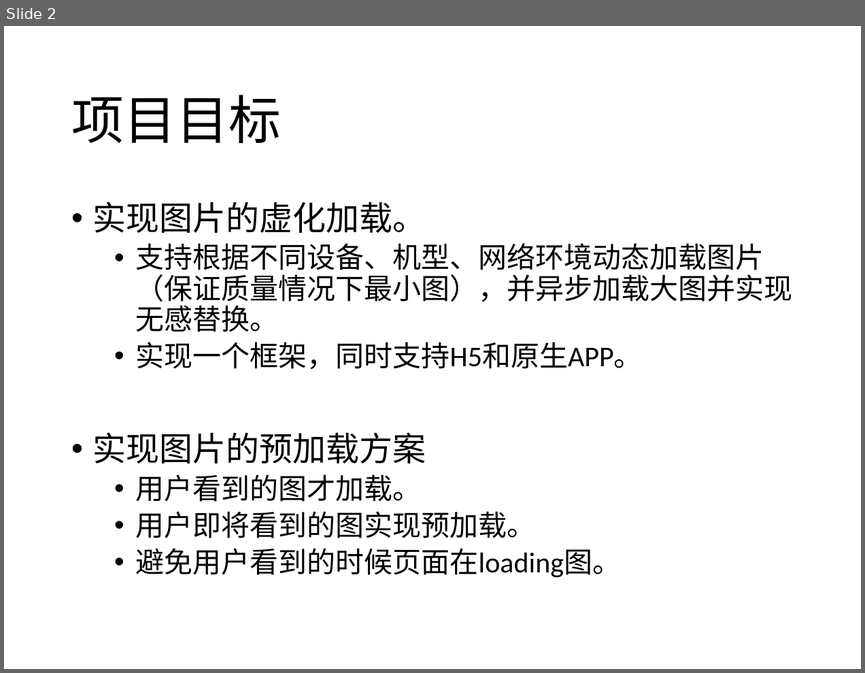
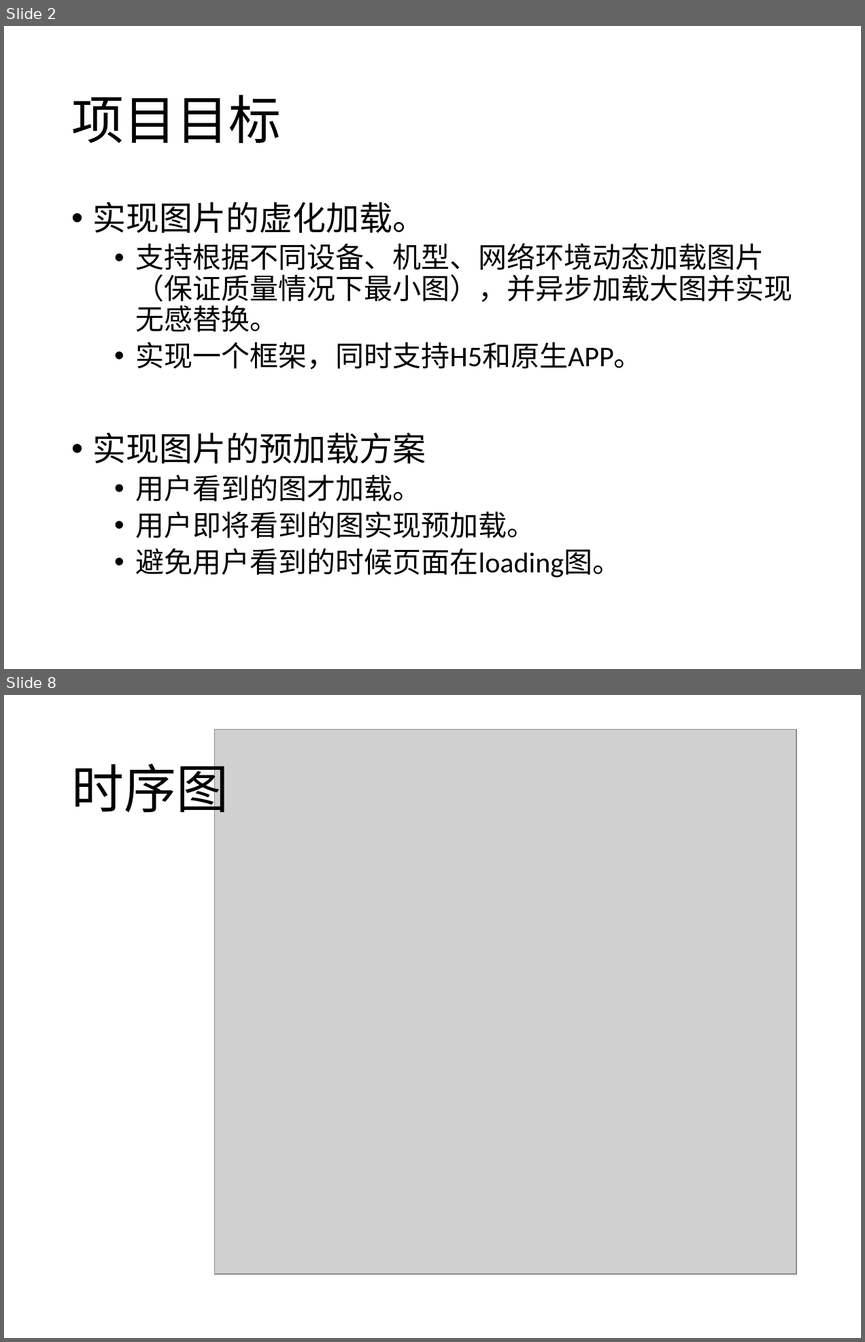
Before and after one commit to WMBao/ImageAccelerator, a slide deck: ImageAccelerator.pptx. Shown one above the other, each under a label of ours: slide 2 before the commit, slides 2 and 8 after it; the slides between them are not shown. The pictures are 865x673 and 865x1342 pixels, drawn with LibreOffice and Linux fonts; fonts in the diff are those of the drawing; grey boxes stand for pictures. Boxes give left, top, right and bottom in pixels: in the first picture for what was removed or moved away, otherwise in the second. Text is boxed around its words. In the diff, an @@ line names an element or a change of style, - is before the commit and + after.

```diff
--- a/ImageAccelerator.pptx
+++ b/ImageAccelerator.pptx
@@ slide 8 added at bbox=[4, 695, 861, 1338], background #FFFFFF @@
@@ picture added at bbox=[215, 729, 797, 1274] @@
@@ title added at bbox=[71, 755, 228, 821], 44 pt, text #000000 @@
+时序图
```
Also in this commit, not shown: 2 slides changed, 8 other slides added, 3 slides removed.
